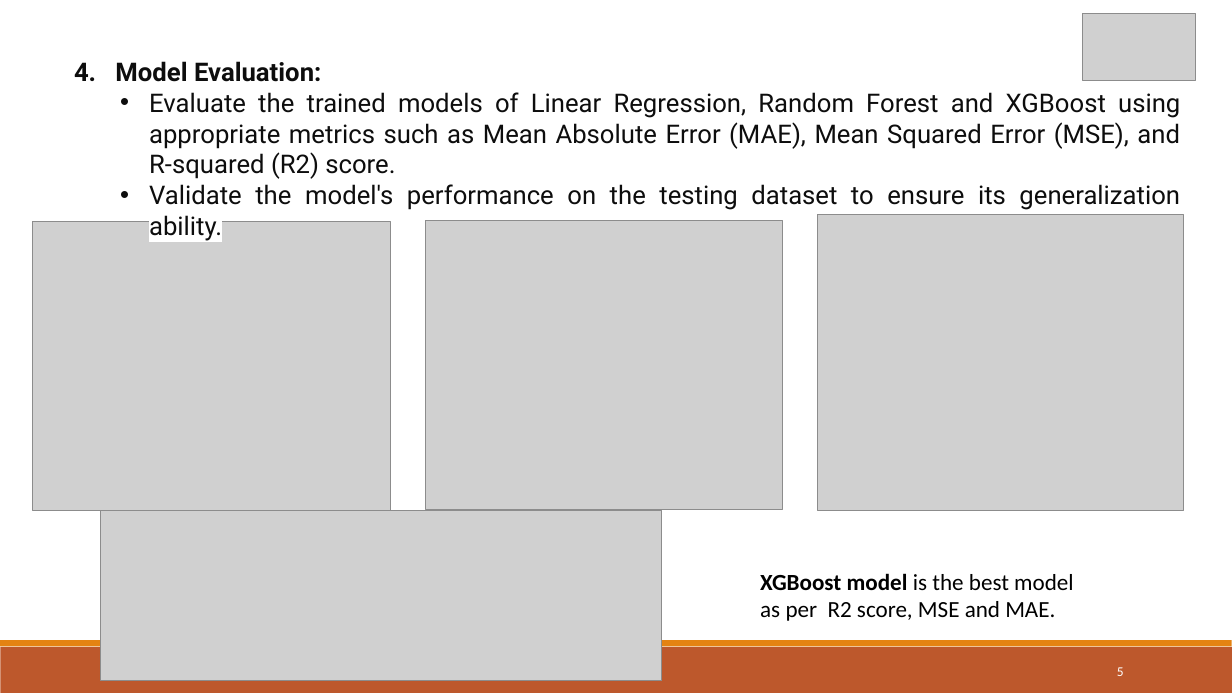
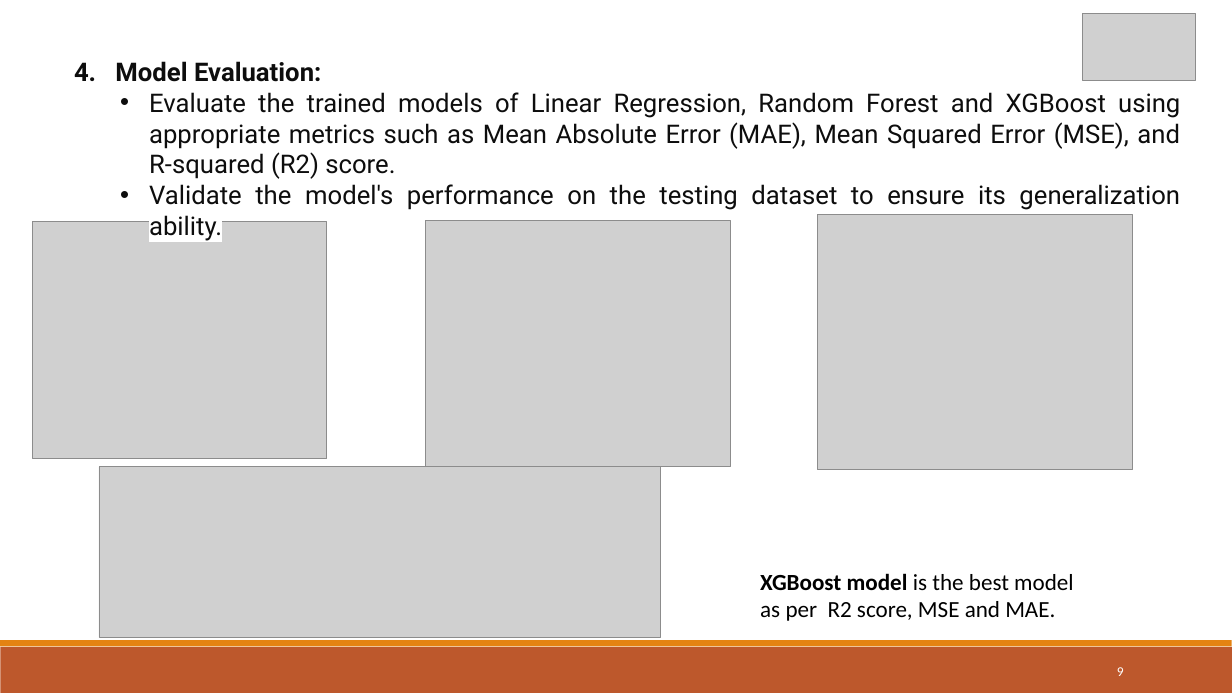
Before and after one commit to mrudulamadhavan/MrudulaAP_Scifor, a slide deck: slide 9 of MainProject/FITNESS TRACKER.pptx (slide 5 before the commit). Drawn at 1232x693 pixels with LibreOffice and Linux fonts; fonts in the diff are those of the drawing; grey boxes stand for pictures. Boxes give left, top, right and bottom in pixels: in the first picture for what was removed or moved away, otherwise in the second. Text is boxed around its words. In the diff, an @@ line names an element or a change of style, - is before the commit and + after.

```diff
--- a/MainProject/FITNESS TRACKER.pptx
+++ b/MainProject/FITNESS TRACKER.pptx
@@ picture resized from (x1=32, y1=222, x2=390, y2=511) to (x1=32, y1=222, x2=326, y2=459) @@
@@ picture resized from (x1=425, y1=221, x2=783, y2=510) to (x1=425, y1=221, x2=730, y2=468) @@
@@ picture resized from (x1=817, y1=214, x2=1183, y2=510) to (x1=817, y1=214, x2=1133, y2=470) @@
@@ picture moved from (x1=101, y1=510, x2=662, y2=680) to (x1=99, y1=467, x2=660, y2=637) @@
```
Also in this commit, not shown: 4 other slides changed, 4 slides added, 1 other file.
